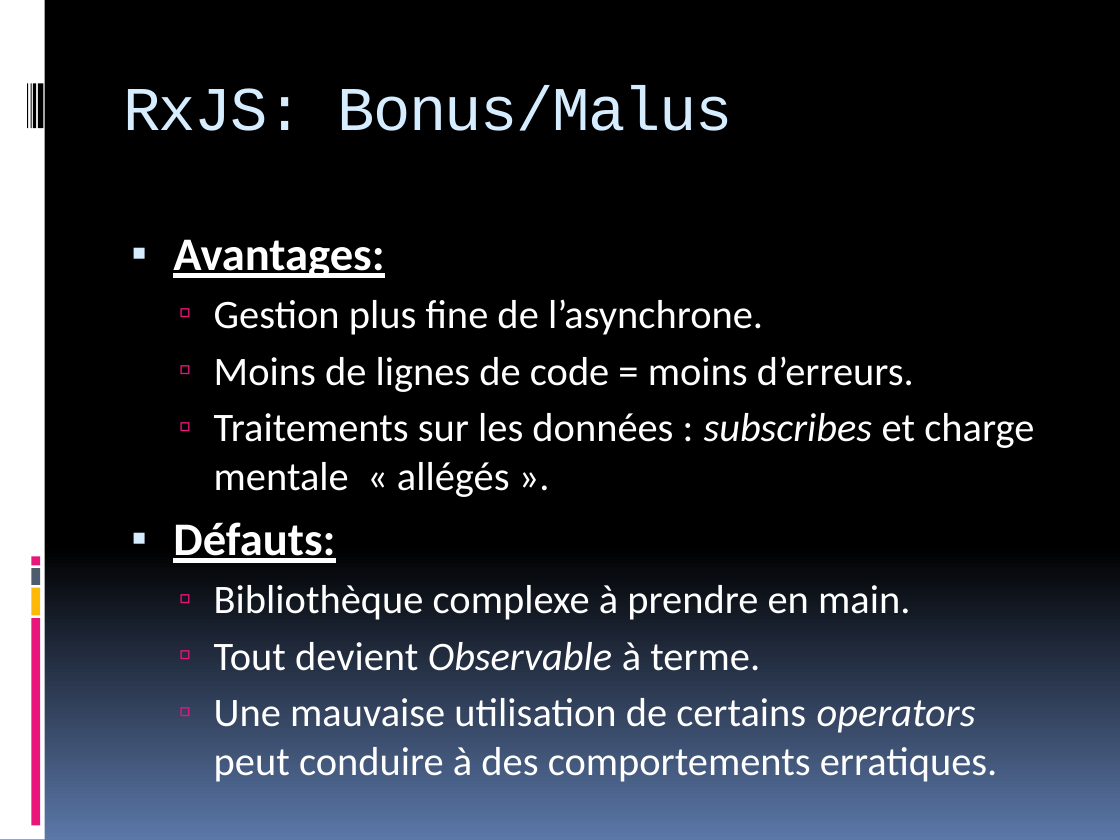
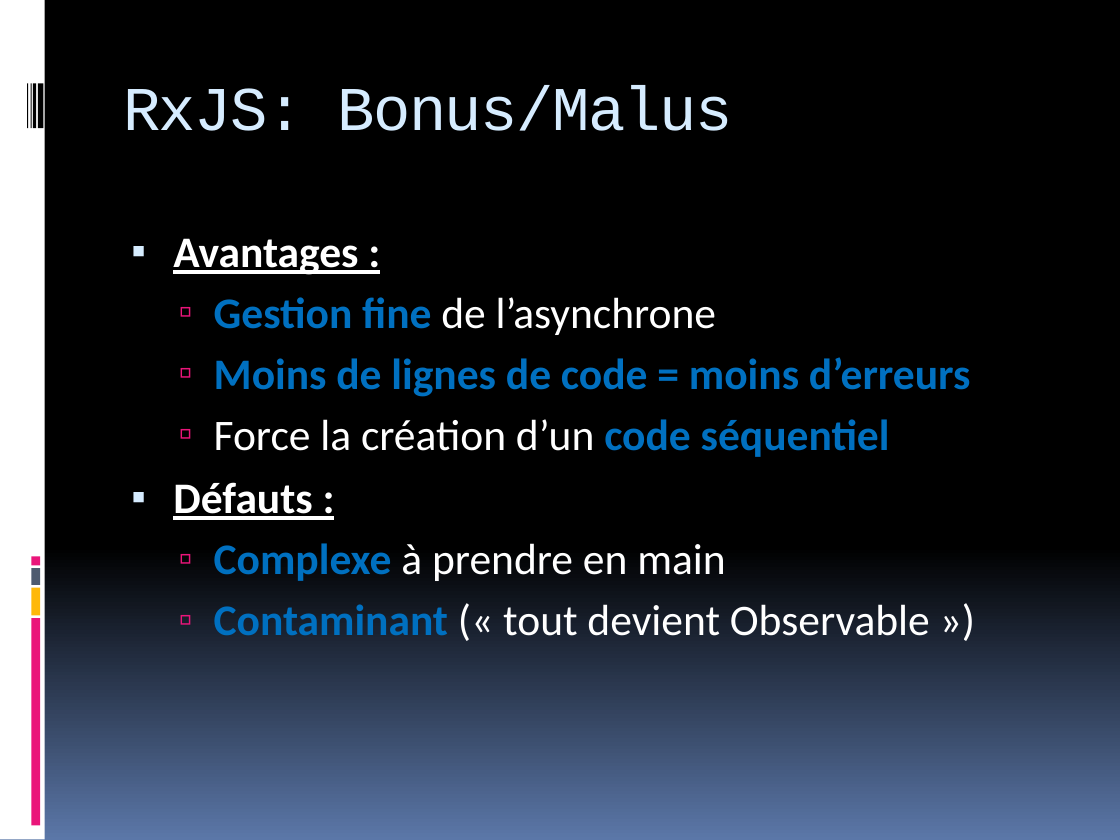
Before and after one commit to plip-plop/rxjsproject, a slide deck: slide 5 of RxJS_MARBLE_ET_OPERATOR.pptx. Drawn at 1120x840 pixels with LibreOffice and Linux fonts; fonts in the diff are those of the drawing. Boxes give left, top, right and bottom in pixels: in the first picture for what was removed or moved away, otherwise in the second. Text is boxed around its words. In the diff, an @@ line names an element or a change of style, - is before the commit and + after.

```diff
--- a/RxJS_MARBLE_ET_OPERATOR.pptx
+++ b/RxJS_MARBLE_ET_OPERATOR.pptx
@@ text at (173,238,970,636): text changed; size 26 to 28 pt; bold on @@
-▪ Avantages:
-  ▫ Gestion plus fine de l’asynchrone.
-  ▫ Moins de lignes de code = moins d’erreurs.
-  ▫ Traitements sur les données : subscribes et charge mentale « allégés ».
-▪ Défauts:
-  ▫ Bibliothèque complexe à prendre en main.
-  ▫ Tout devient Observable à terme.
-  ▫ Une mauvaise utilisation de certains operators peut conduire à des comportements erratiques.
+▪ Avantages :
+  ▫ Gestion fine de l’asynchrone
+  ▫ Moins de lignes de code = moins d’erreurs
+  ▫ Force la création d’un code séquentiel
+▪ Défauts :
+  ▫ Complexe à prendre en main
+  ▫ Contaminant (« tout devient Observable »)
```
Also in this commit, not shown: 12 other slides changed, 1 other file.
